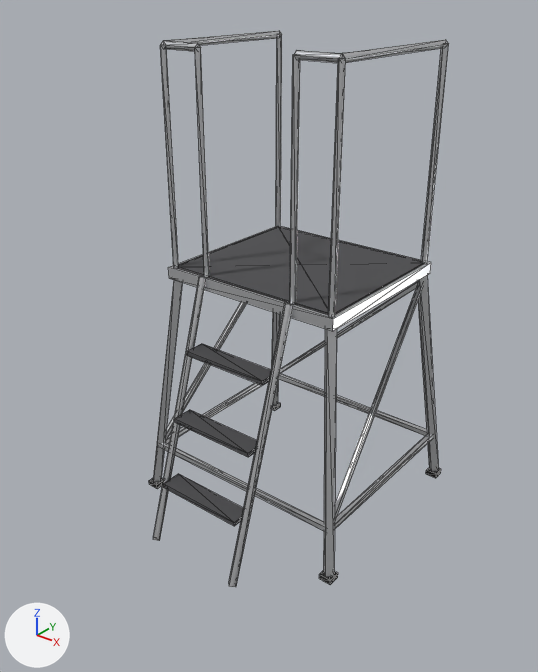
The glTF model apps/desktop/src/view3d/assets/pit/podium-tower-4ft-low.glb: old version first, new version second.
One viewpoint serves both versions: a 50 mm lens placed at (1.92, -2.64, 2.43), pointed at (0.04, -0.29, 0.97). Lighting does not change. The marker at lower left points along +X, +Y and +Z. The first picture is the older version. Mesh edges are drawn as thin lines. Where no turn or scale is listed for an object, it has been applied to the vertices. Vertices at exactly the same position are counted once.

The first picture shows 'aluminum', 'rubber', 'tread'.
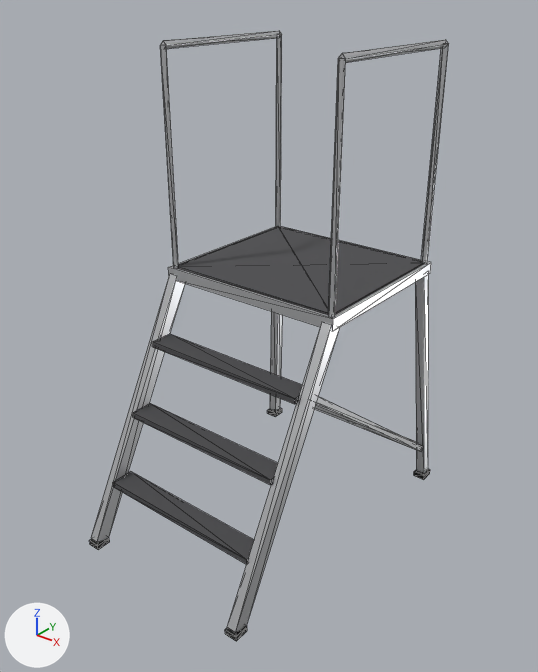
What differs and where, as boxes [x1, y1, x2, y2] in the pictures (538 x 672 px; the box of a moved part takes in the faces that stretch with it):
'aluminum', reshaped (21% wider, 8% taller): before [153, 30, 449, 587]; after [91, 30, 449, 632]
'tread', reshaped (19% wider, 13% taller): before [163, 227, 424, 526]; after [113, 227, 424, 564]
'rubber', reshaped (17% wider, 28% taller): before [149, 403, 441, 585]; after [89, 408, 430, 641]
part 1 of me_aluminum, moved or reshaped: before [271, 312, 280, 406]; after [270, 311, 282, 412]
part 2 of me_aluminum, moved or reshaped (not visible afterwards): before [335, 283, 423, 521]
part 3 of me_aluminum, moved or reshaped: before [418, 276, 439, 472]; after [415, 275, 428, 474]
part 4 of me_aluminum, moved or reshaped: before [165, 302, 247, 442]; after [316, 397, 423, 452]
part 5 of me_aluminum, added (mostly hidden): after [314, 403, 416, 450]
part 6 of me_aluminum, deleted: before [153, 276, 433, 587]
part 7 of me_aluminum, reshaped: before [153, 40, 342, 577]; after [91, 274, 340, 632]
part 8 of me_rubber, moved or reshaped: before [149, 478, 163, 489]; after [267, 408, 282, 417]
part 9 of me_rubber, moved or reshaped: before [272, 403, 281, 411]; after [89, 537, 110, 550]
part 10 of me_rubber, moved or reshaped: before [319, 571, 338, 585]; after [414, 469, 430, 480]
part 11 of me_rubber, moved or reshaped: before [426, 468, 441, 478]; after [225, 626, 247, 641]
part 12 of me_tread, moved or reshaped: before [163, 474, 243, 526]; after [113, 471, 254, 564]
part 13 of me_tread, moved or reshaped: before [175, 410, 257, 457]; after [132, 403, 278, 485]
part 14 of me_tread, moved or reshaped: before [186, 344, 271, 385]; after [152, 334, 302, 404]

The change, as a diff of the scene's bpy script:
```diff
--- a/apps/desktop/src/view3d/assets/pit/podium-tower-4ft-low.glb.py
+++ b/apps/desktop/src/view3d/assets/pit/podium-tower-4ft-low.glb.py
@@ me_aluminum @@
-me_aluminum.from_pydata(...)  # 172 vertices, 288 faces; spans x -0.58..0.58, y -0.82..0.53, z -0.01..2.19
+me_aluminum.from_pydata(...)  # 104 vertices, 168 faces; spans x -0.53..0.53, y -1.02..0.47, z 0.01..2.19
+# me_aluminum part 1: the loose piece of 8 vertices spanning x -0.58..-0.4, y 0.35..0.53, z 0.02..1.16 is multiplied about its middle by the matrix ((-0.691, 0.691, 0.215), (-0.715, -0.696, -0.062), (0.106, -0.197, 0.975)), then moved by (0.02, -0.02, 0.0)
+# me_aluminum part 2: the loose piece of 8 vertices spanning x 0.42..0.54, y -0.48..0.39, z 0.24..1.13 is scaled about its middle by (-0.748, -1.11, 0.845), then moved by (-0.94, -0.01, -0.14)
+# me_aluminum part 3: the loose piece of 8 vertices spanning x 0.4..0.58, y 0.35..0.53, z 0.02..1.16 is multiplied about its middle by the matrix ((0.705, 0.705, 0.083), (-0.702, 0.709, -0.064), (-0.104, -0.013, 0.995)), then moved by (-0.02, -0.02, 0.0)
+# me_aluminum part 4: the loose piece of 8 vertices spanning x -0.54..-0.42, y -0.48..0.39, z 0.24..1.13 is scaled about its middle by (-0.748, -1.11, 0.845), then moved by (0.94, -0.01, -0.14)
+# me_aluminum part 5: a new loose piece, a box spanning x -0.504..0.504, y 0.415..0.445, z 0.165..0.195, in mat_aluminum (light grey #dfe1e3)
+# me_aluminum part 6: 7 loose pieces with 56 vertices, spanning x -0.54..0.54, y -0.82..0.49, z -0.01..1.23, are deleted
+# me_aluminum part 7: 36 vertices removed from x -0.58..0.58, y -0.53..-0.35, z 0.02..2.19; 16 vertices added at x -0.45..0.45, y -1.02..-0.35, z 0.01..1.19
 me_aluminum.materials.append(mat_aluminum)
@@ me_rubber @@
-me_rubber.from_pydata(...)  # 32 vertices, 48 faces; spans x -0.578..0.578, y -0.527..0.527, z 0.0..0.025
+me_rubber.from_pydata(...)  # 32 vertices, 48 faces; spans x -0.534..0.534, y -1.021..0.485, z 0.0..0.025
+# me_rubber part 8: the loose piece of 8 vertices spanning x -0.578..-0.518, y -0.527..-0.467, z 0.0..0.025 is scaled about its middle by (1, 1.17, 1), then moved by (0.044, 0.947, 0.0)
+# me_rubber part 9: the loose piece of 8 vertices spanning x -0.578..-0.518, y 0.467..0.527, z 0.0..0.025 is scaled about its middle by (1, 1.17, 1), then moved by (0.121, -1.483, 0.0)
+# me_rubber part 10: the loose piece of 8 vertices spanning x 0.518..0.578, y -0.527..-0.467, z 0.0..0.025 is scaled about its middle by (1, 1.17, 1), then moved by (-0.044, 0.947, 0.0)
+# me_rubber part 11: the loose piece of 8 vertices spanning x 0.518..0.578, y 0.467..0.527, z 0.0..0.025 is scaled about its middle by (1, 1.17, 1), then moved by (-0.121, -1.483, 0.0)
 me_rubber.materials.append(mat_rubber)
@@ me_tread @@
-me_tread.from_pydata(...)  # 32 vertices, 48 faces; spans x -0.437..0.437, y -0.749..0.386, z 0.285..1.219
+me_tread.from_pydata(...)  # 32 vertices, 48 faces; spans x -0.437..0.437, y -0.889..0.386, z 0.28..1.219
+# me_tread part 12: the loose piece of 8 vertices spanning x -0.218..0.218, y -0.749..-0.649, z 0.285..0.305 is scaled about its middle by (1.87, 1.1, 1.25), then moved by (0.0, -0.135, -0.002)
+# me_tread part 13: the loose piece of 8 vertices spanning x -0.218..0.218, y -0.651..-0.551, z 0.59..0.61 is scaled about its middle by (1.87, 1.1, 1.25), then moved by (0.0, -0.08, -0.003)
+# me_tread part 14: the loose piece of 8 vertices spanning x -0.218..0.218, y -0.554..-0.454, z 0.894..0.914 is scaled about its middle by (1.87, 1.1, 1.25), then moved by (0.0, -0.025, -0.002)
 me_tread.materials.append(mat_tread)
```
